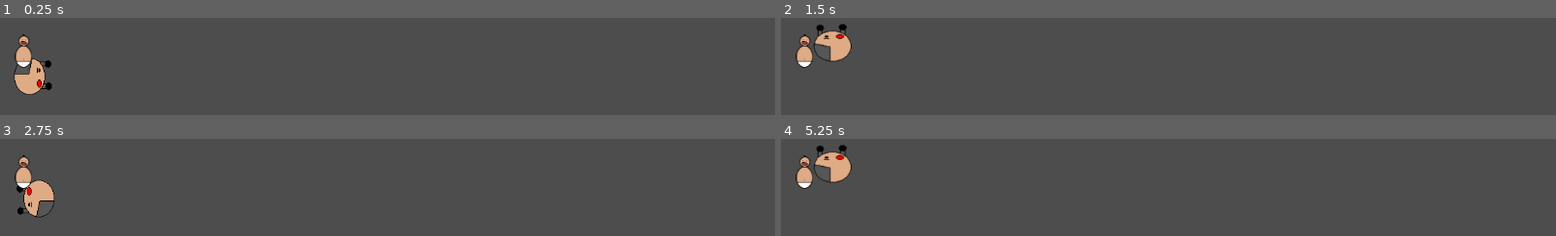
Above: before the commit, frames 1-4 (two rows, left to right).
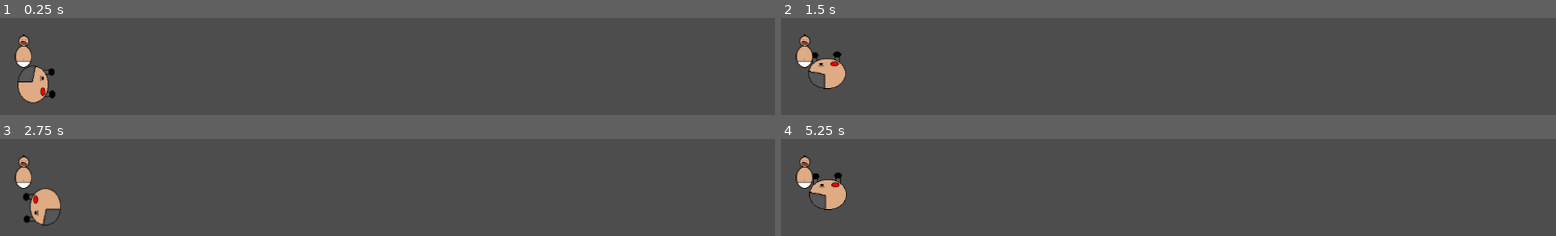
Above: after the commit, the same moments.

Repository: discoaaron/gamejam
Game: Godot game, scene res://Main.tscn
Two runs of this game, one before a commit and one after it. Both use one fixed random seed, a clock stepped at 60 frames per second and the inputs below.
Inputs:
- Up to frame 1 (0.25 s): no input
- Up to frame 2 (1.5 s): tap Enter at 0.5 s; tap A (a) at 0.6 s; tap D (d) at 0.8, 1.35 s; tap Space at 1.25 s
- Up to frame 3 (2.75 s): tap E (e) at 1.55, 2.1 s; tap Enter at 2 s; tap S (s) at 2.3 s
- Up to frame 4 (5.25 s): tap Space at 2.75, 4.25 s; tap S (s) at 2.85 s; tap W (w) at 3.05, 3.6 s; tap Enter at 3.5 s; tap A (a) at 3.8, 4.35 s; tap D (d) at 4.55, 5.1 s

The runs differ from the first frame. In frame 1, 1.2% of the frame differs, in the area x 1-8%, y 40-89%; in frame 2, 2.1%; in frame 3, 1.3%; in frame 4, 2.1%, in the area x 3-10%, y 5-74%.

Commit message:
Movement edits - recreated using move_and_collide() to leverage off godot inbuilt collision handling

Diff:
--- a/game/scenes/dad/dad.gd
+++ b/game/scenes/dad/dad.gd
@@ -1,8 +1,7 @@
-extends Node2D
+extends CharacterBody2D
 
-class_name Dad
 
-@export var speed = 400 # How fast the player will move (pixels/sec).
+@export var speed = 200 # How fast the player will move (pixels/sec).
 @export var up = "not_set"
 @export var down = "not_set"
 @export var left = "not_set"
@@ -11,6 +10,7 @@
 
 var laser_scene = preload("res://scenes/laser/laser.tscn")
 var screen_size # Size of the game window.
+
 
 # Called when the node enters the scene tree for the first time.
 func _ready() -> void:
@@ -22,19 +22,19 @@
 
 # Called every frame. 'delta' is the elapsed time since the previous frame.
 func _process(delta: float) -> void:
-	var velocity = Vector2.ZERO # The player's movement vector.
-	if Input.is_action_pressed(up):
-		velocity.y -= 1
-		rotation_degrees = -90
-	if Input.is_action_pressed(down):
-		velocity.y += 1
-		rotation_degrees = 90
-	if Input.is_action_pressed(left):
-		velocity.x -= 1
-		rotation_degrees = -180
-	if Input.is_action_pressed(right):
-		velocity.x += 1
-		rotation_degrees = 0
+	#var velocity = Vector2.ZERO # The player's movement vector.
+	#if Input.is_action_pressed(up):
+		#velocity.y -= 1
+		#rotation_degrees = -90
+	#if Input.is_action_pressed(down):
+		#velocity.y += 1
+		#rotation_degrees = 90
+	#if Input.is_action_pressed(left):
+		#velocity.x -= 1
+		#rotation_degrees = -180
+	#if Input.is_action_pressed(right):
+		#velocity.x += 1
+		#rotation_degrees = 0
 	if Input.is_action_pressed("q"):
 		fire_laser(self.position, Vector2.RIGHT)
 	if Input.is_action_just_pressed(action):
@@ -42,16 +42,38 @@
 			print("you win!!")
 		else:
 			print("not quite!")
-
-
-	if velocity.length() > 0:
-		velocity = velocity.normalized() * speed
+	#if velocity.length() > 0:
+		#velocity = velocity.normalized() * speed
 		#$AnimatedSprite2D.play()
 	#else:
 		#$AnimatedSprite2D.stop()
 
-	position += velocity * delta
-	position = position.clamp(Vector2.ZERO, screen_size)
+	#position += velocity * delta
+	#position = position.clamp(Vector2.ZERO, screen_size)
+
+
+
+func _physics_process(delta: float) -> void:
+	velocity = Vector2.ZERO
+	movement_input_check()
+	velocity = velocity.normalized() * speed
+	move_and_collide(velocity * delta)
+
+func movement_input_check() -> void:
+	if Input.is_action_pressed(up):
+		velocity.y -= speed
+		rotation_degrees = -90
+	if Input.is_action_pressed(down):
+		velocity.y += speed
+		rotation_degrees = 90
+	if Input.is_action_pressed(left):
+		velocity.x -= speed
+		rotation_degrees = -180
+	if Input.is_action_pressed(right):
+		velocity.x += speed
+		rotation_degrees = 0
+
+
 
 func fire_laser(start_position: Vector2, direction: Vector2):
 	var laser = laser_scene.instantiate()
@@ -64,10 +86,3 @@
 
 func on_baby_exit(area: Area2D) -> void:
 	print("exit", area.name)
-
-#func perform_action() -> void:
-
-
-#func _on_hands_collision_body_entered(body: Node2D) -> void:
-	#if body is Baby:
-		#print("Success")
--- a/game/scenes/dad/dad.tscn
+++ b/game/scenes/dad/dad.tscn
@@ -26,5 +26,3 @@
 [node name="CollisionShape2D" type="CollisionShape2D" parent="Hands_Collision"]
 position = Vector2(27, -1)
 shape = SubResource("CapsuleShape2D_qqgts")
-
-[connection signal="body_entered" from="Hands_Collision" to="." method="_on_hands_collision_body_entered"]
